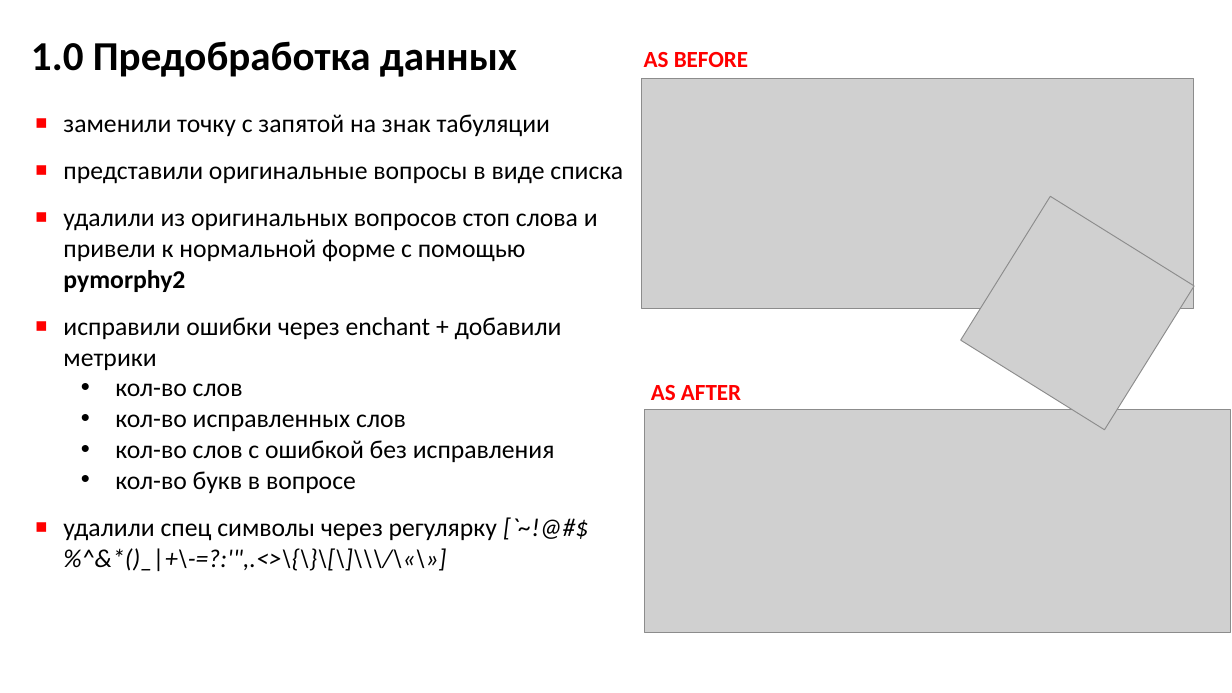
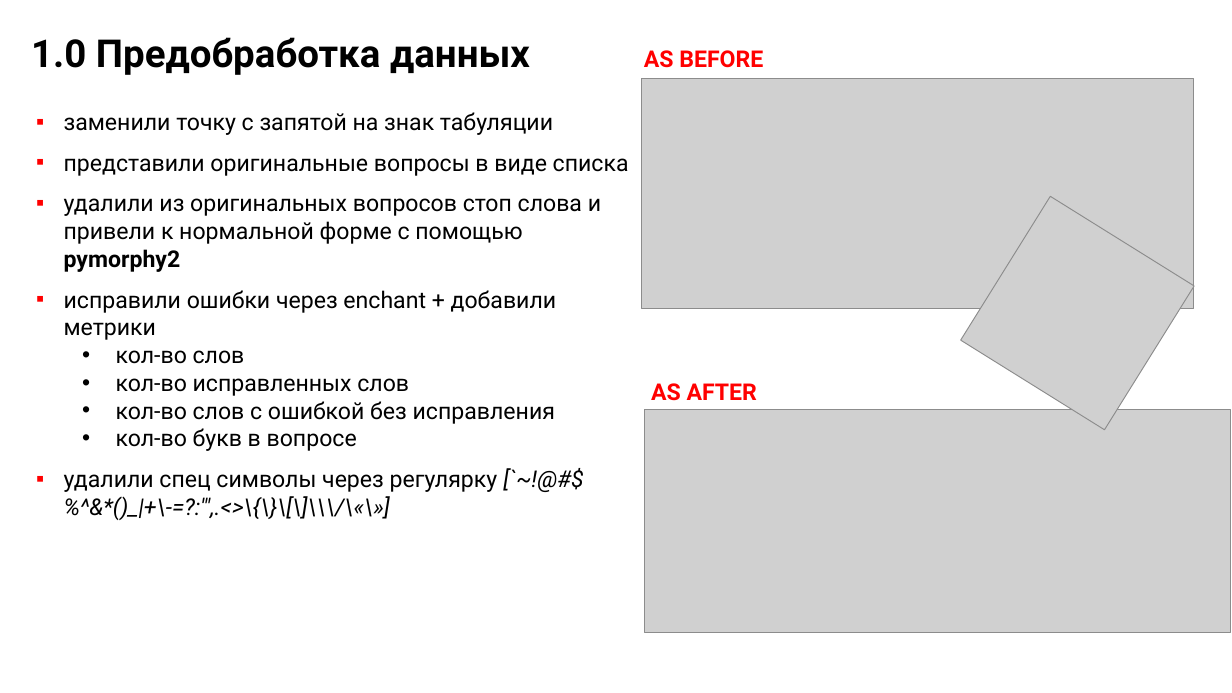
Before and after one commit to CleverShovel/iprofihack-clever, a slide deck: slide 2 of Преза.pptx. Drawn at 1232x693 pixels with LibreOffice and Linux fonts; fonts in the diff are those of the drawing; grey boxes stand for pictures. Boxes give left, top, right and bottom in pixels: in the first picture for what was removed or moved away, otherwise in the second. Text is boxed around its words. In the diff, an @@ line names an element or a change of style, - is before the commit and + after.

```diff
--- a/Преза.pptx
+++ b/Преза.pptx
@@ text "1.0 Предобработка данных" at (31,37,530,75): size 32 to 30 pt, font Calibri to Roboto @@
@@ text "AS BEFORE" at (644,50,763,68): font Calibri to Roboto @@
@@ text "заменили точку с запятой на ..." at (64,112,629,492): size 20 to 18 pt, font Calibri to Roboto; indent changed @@
@@ text "AS AFTER" at (651,383,757,401): font Calibri to Roboto @@
```
Also in this commit, not shown: 4 other slides changed, 5 slides added.
